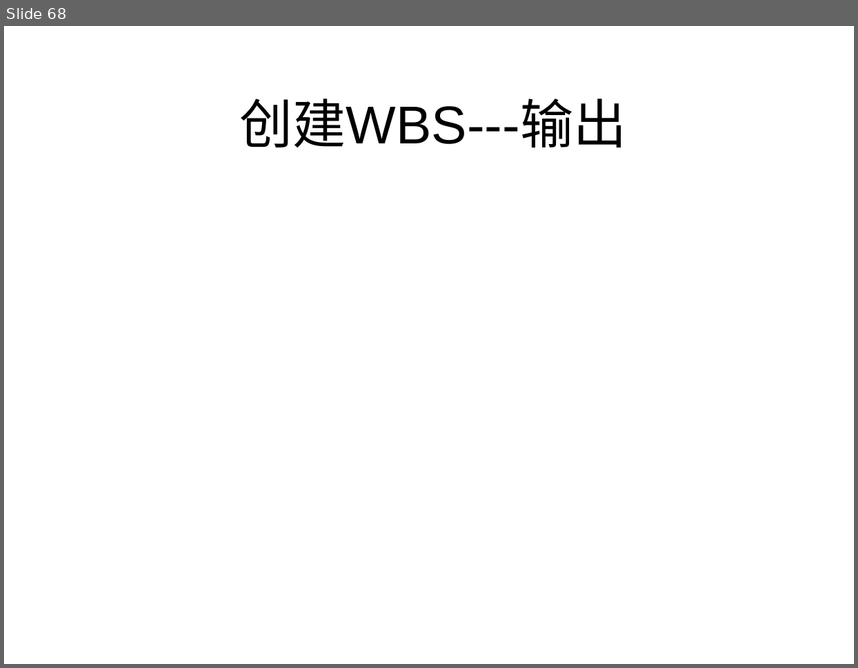
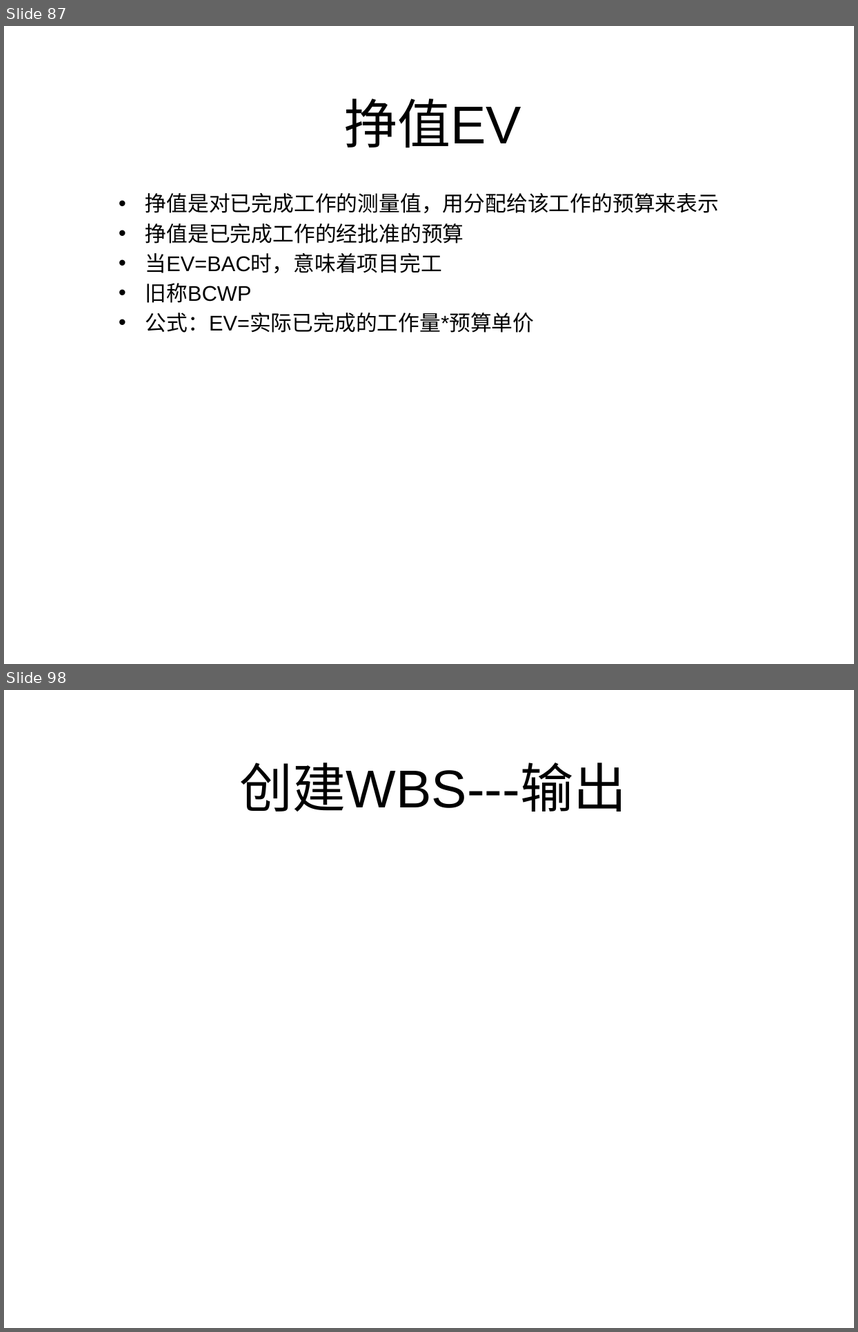
Before and after one commit to lipeiyu26/myStudy, a slide deck: springboot/SpringBoot-redis/src/main/resources/ppt/项目管理.pptx. Shown one above the other, each under a label of ours: slide 68 before the commit, slides 87 and 98 after it; the slides between them are not shown. The pictures are 858x668 and 858x1332 pixels, drawn with LibreOffice and Linux fonts; fonts in the diff are those of the drawing. Boxes give left, top, right and bottom in pixels: in the first picture for what was removed or moved away, otherwise in the second. Text is boxed around its words. In the diff, an @@ line names an element or a change of style, - is before the commit and + after.

```diff
--- a/springboot/SpringBoot-redis/src/main/resources/ppt/项目管理.pptx
+++ b/springboot/SpringBoot-redis/src/main/resources/ppt/项目管理.pptx
@@ slide 87 added at [4,26,854,664], background #FFFFFF @@
@@ title added at [345,98,522,147], 45 pt, text #000000 @@
+挣值EV
@@ subtitle added at [145,193,720,332], 18 pt, text #000000 @@
+• 挣值是对已完成工作的测量值，用分配给该工作的预算来表示
+• 挣值是已完成工作的经批准的预算
+• 当EV=BAC时，意味着项目完工
+• 旧称BCWP
+• 公式：EV=实际已完成的工作量*预算单价
@@ what was slide 68 is now slide 98 @@
```
Also in this commit, not shown: 33 other slides added.
